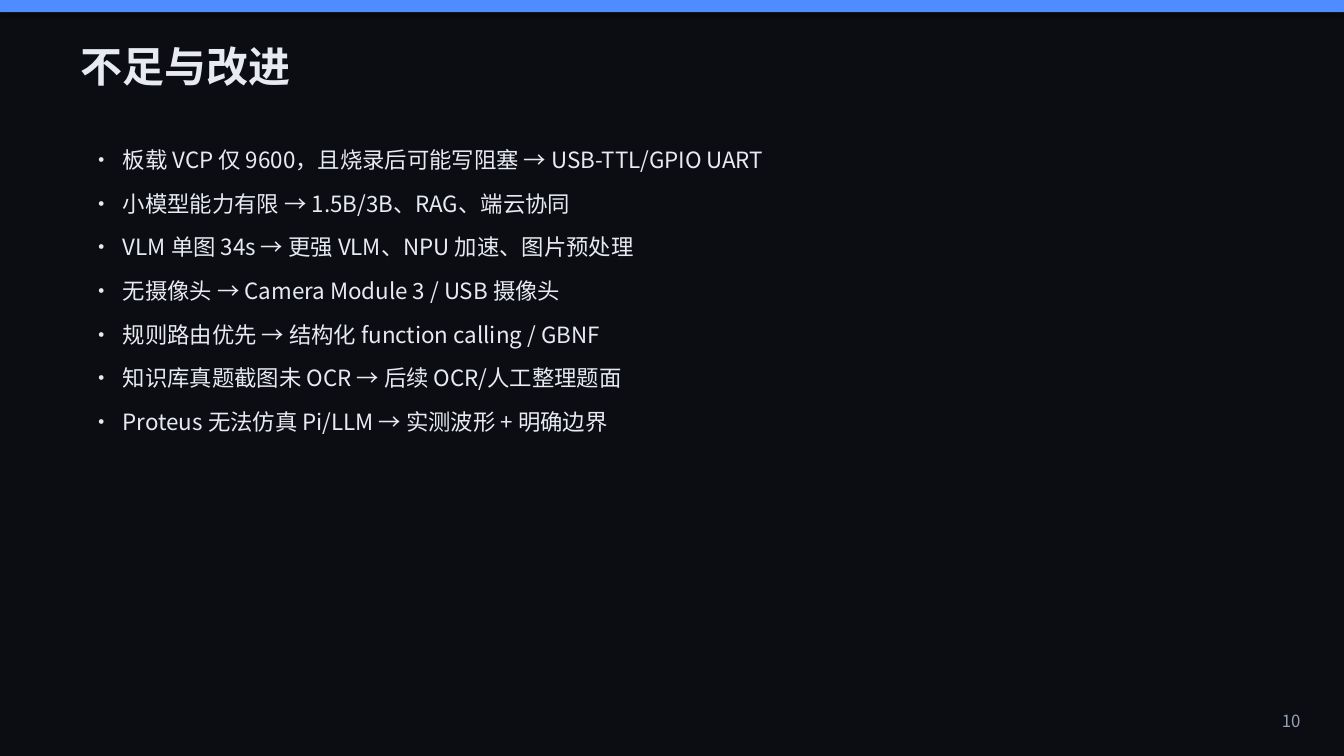
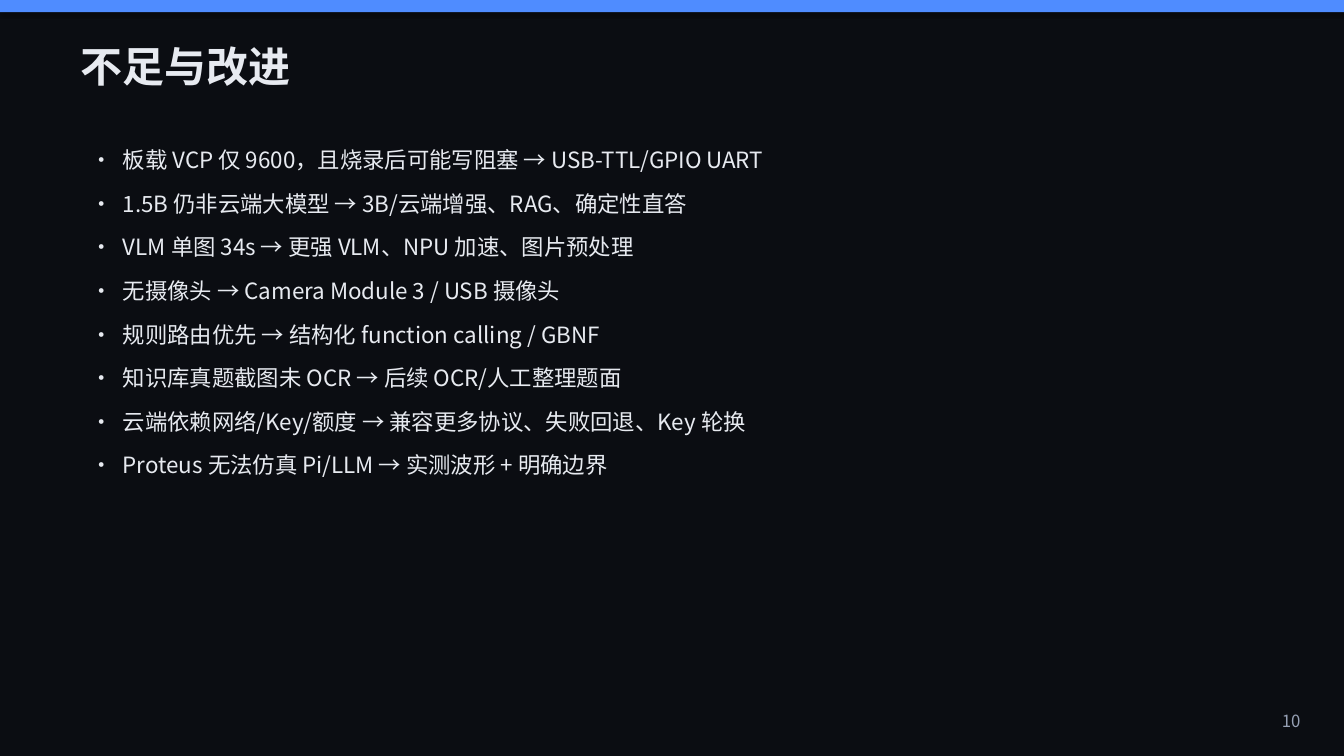
Before and after one commit to Apple-1814/Design-and-Implementation-of-an-Edge-Side-Multimodal-AI-Interaction-Terminal-Based-on-Raspberry-Pi-4, a slide deck: slide 10 of paper/答辩PPT.pptx. Drawn at 1344x756 pixels with LibreOffice and Linux fonts; fonts in the diff are those of the drawing. Boxes give left, top, right and bottom in pixels: in the first picture for what was removed or moved away, otherwise in the second. Text is boxed around its words. In the diff, an @@ line names an element or a change of style, - is before the commit and + after.

```diff
--- a/paper/答辩PPT.pptx
+++ b/paper/答辩PPT.pptx
@@ text at <box>123,193,686,216</box>: text changed @@
-• 小模型能力有限 → 1.5B/3B、RAG、端云协同
+• 1.5B 仍非云端大模型 → 3B/云端增强、RAG、确定性直答
@@ text at <box>123,411,746,435</box>: paragraph added @@
+• 云端依赖网络/Key/额度 → 兼容更多协议、失败回退、Key 轮换
```
Also in this commit, not shown: 3 other slides changed, 15 other files.
